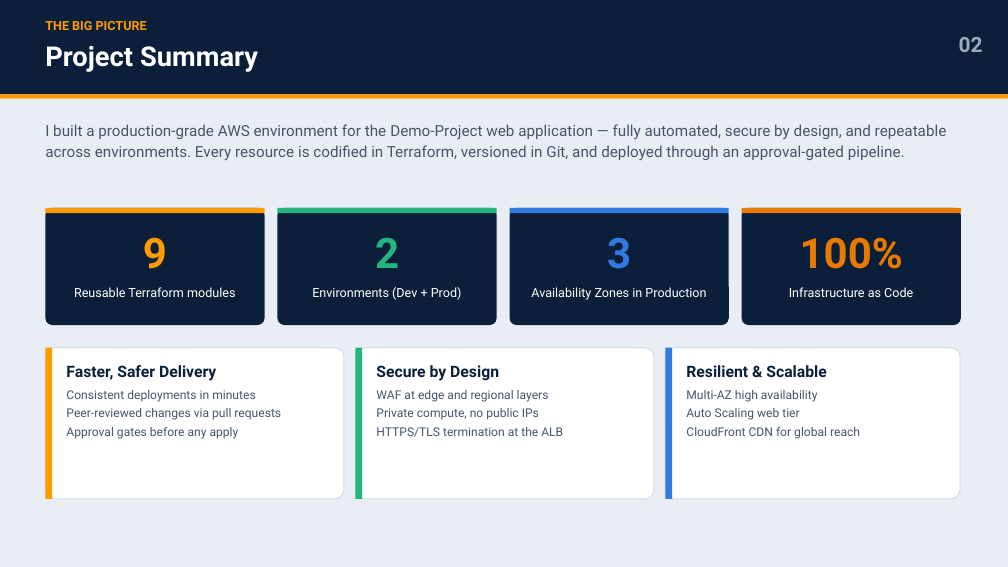
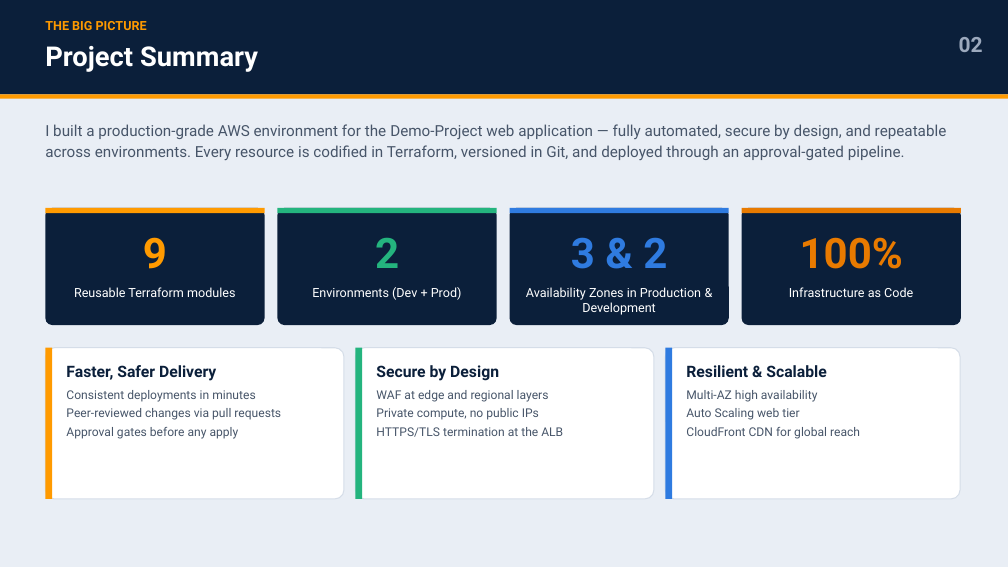
Before and after one commit to SarangKolhe07/demoproject, a slide deck: slide 3 of Architecture Diagram and PPT/PPT_Paymentology_AWS_Infrastructure_Demo-Project.pptx. Drawn at 1008x567 pixels with LibreOffice and Linux fonts; fonts in the diff are those of the drawing. Boxes give left, top, right and bottom in pixels: in the first picture for what was removed or moved away, otherwise in the second. Text is boxed around its words. In the diff, an @@ line names an element or a change of style, - is before the commit and + after.

Commit message:
update

```diff
--- a/Architecture Diagram and PPT/PPT_Paymentology_AWS_Infrastructure_Demo-Project.pptx
+++ b/Architecture Diagram and PPT/PPT_Paymentology_AWS_Infrastructure_Demo-Project.pptx
@@ text at <box>571,237,667,269</box>: text changed @@
-3
+3 & 2
@@ text at <box>526,287,701,315</box>: text changed @@
-Availability Zones in Production
+Availability Zones in Production & Development
```
